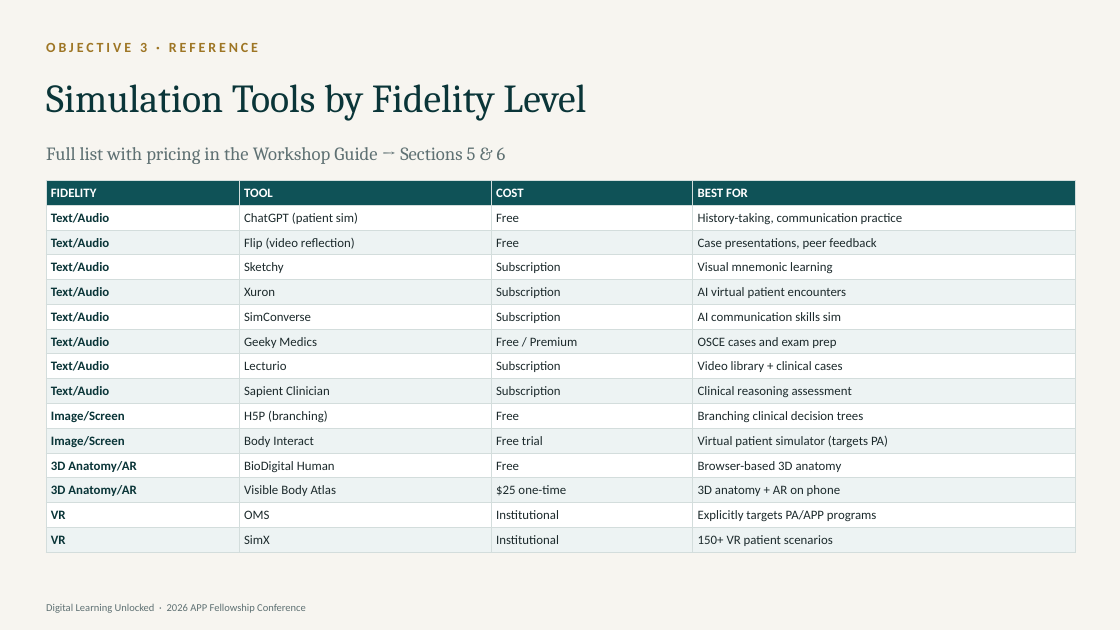
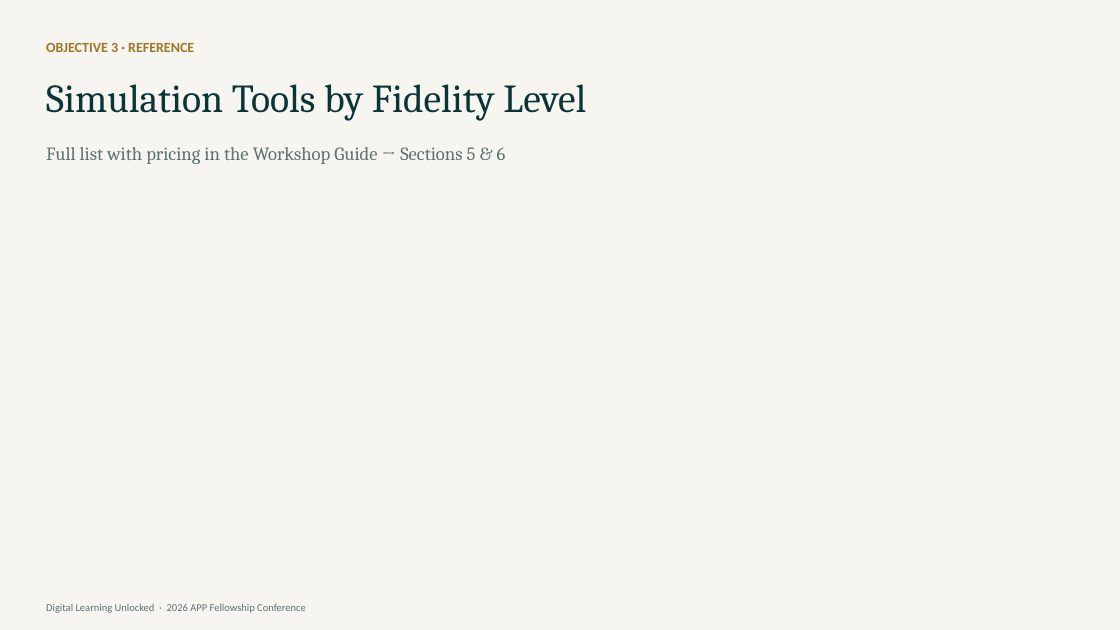
Before and after one commit to diana-brewer/digital-learning-unlocked, a slide deck: slide 21 of Digital Learning Unlocked - Slide Deck.pptx. Drawn at 1120x630 pixels with LibreOffice and Linux fonts; fonts in the diff are those of the drawing. Boxes give left, top, right and bottom in pixels: in the first picture for what was removed or moved away, otherwise in the second. Text is boxed around its words. In the diff, an @@ line names an element or a change of style, - is before the commit and + after.

```diff
--- a/Digital Learning Unlocked - Slide Deck.pptx
+++ b/Digital Learning Unlocked - Slide Deck.pptx
@@ text "OBJECTIVE 3 · REFERENCE" at bbox=[46, 43, 194, 52]: letter spacing 2.5 to 0 pt @@
@@ table removed at bbox=[46, 181, 1075, 550], 15 rows, 4 columns @@
-FIDELITY | TOOL | COST | BEST FOR
-Text/Audio | ChatGPT (patient sim) | Free | History-taking, communication practice
-Text/Audio | Flip (video reflection) | Free | Case presentations, peer feedback
-Text/Audio | Sketchy | Subscription | Visual mnemonic learning
-Text/Audio | Xuron | Subscription | AI virtual patient encounters
-Text/Audio | SimConverse | Subscription | AI communication skills sim
-Text/Audio | Geeky Medics | Free / Premium | OSCE cases and exam prep
-Text/Audio | Lecturio | Subscription | Video library + clinical cases
-Text/Audio | Sapient Clinician | Subscription | Clinical reasoning assessment
-Image/Screen | H5P (branching) | Free | Branching clinical decision trees
-Image/Screen | Body Interact | Free trial | Virtual patient simulator (targets PA)
-3D Anatomy/AR | BioDigital Human | Free | Browser-based 3D anatomy
-3D Anatomy/AR | Visible Body Atlas | $25 one-time | 3D anatomy + AR on phone
-VR | OMS | Institutional | Explicitly targets PA/APP programs
-VR | SimX | Institutional | 150+ VR patient scenarios
```
Also in this commit, not shown: 17 other slides changed, 2 other files.
